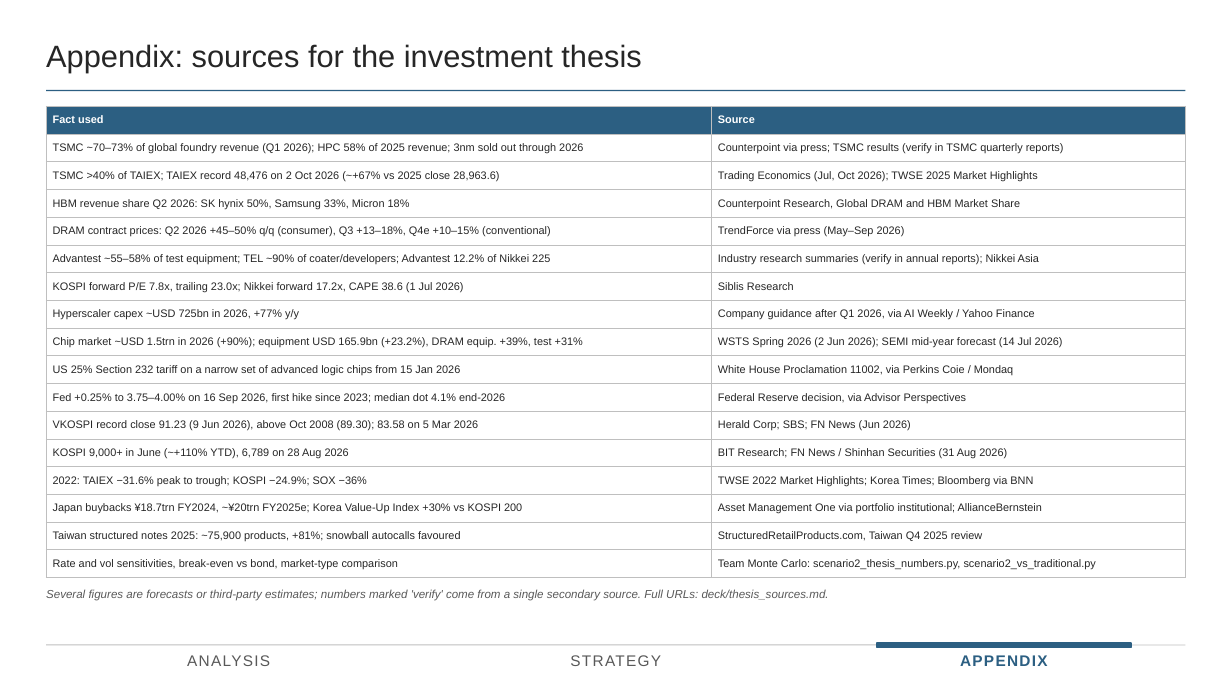
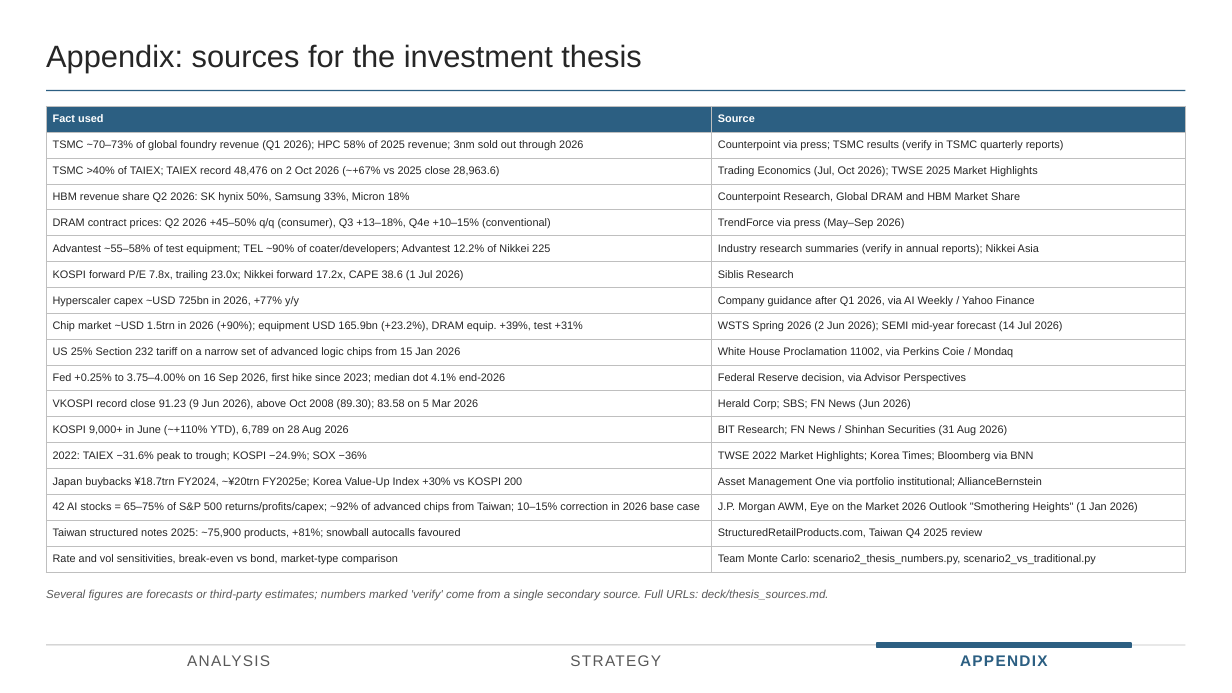
Before and after one commit to benjaminlhl/natixis-case-comp, a slide deck: slide 6 of deck/Investment-Thesis-Slides.pptx (slide 5 before the commit). Drawn at 1232x693 pixels with LibreOffice and Linux fonts; fonts in the diff are those of the drawing. Boxes give left, top, right and bottom in pixels: in the first picture for what was removed or moved away, otherwise in the second. Text is boxed around its words. In the diff, an @@ line names an element or a change of style, - is before the commit and + after.

```diff
--- a/deck/Investment-Thesis-Slides.pptx
+++ b/deck/Investment-Thesis-Slides.pptx
@@ table at (46, 106, 1186, 569) @@
+row 16: 42 AI stocks = 65–75% of S&P 500 returns/profits/capex; ~92% of advanced chips from Taiwan; 10–15% correction in 2026 base case | J.P. Morgan AWM, Eye on the Market 2026 Outlook "Smothering Heights" (1 Jan 2026)
```
Also in this commit, not shown: 3 other slides changed, 1 slide added, 3 other files.
